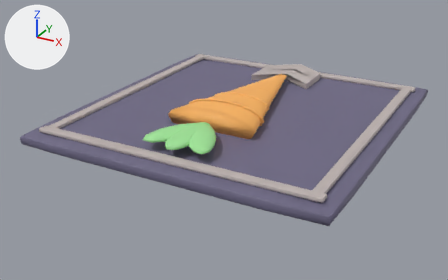
The glTF model assets/meshes/RockinRacewayCarrot.glb, before and after one commit.
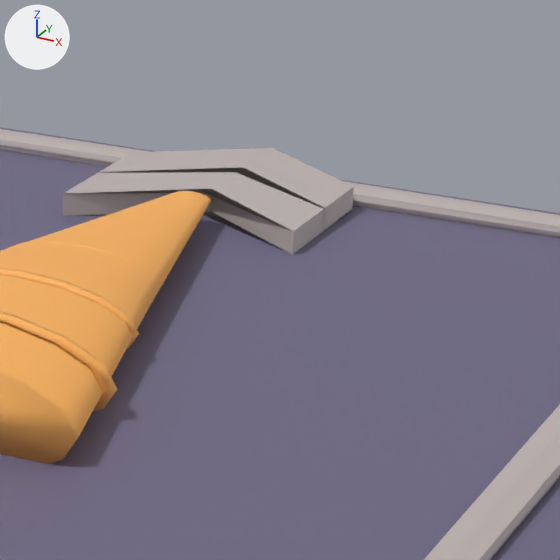
Old and new are each drawn whole from a 50 mm lens placed at (3.35, -6.61, 2.97), pointed at (-0.13, -0.28, -0.2) and again close up on the part from 53% to 82% of the width and 10% to 58% of the height. Arrows for +X, +Y and +Z are at upper left; the lights stay in place. The first two pictures are the older version. Vertices at exactly the same position are counted once.

Objects in the first close-up: 'Carrot', 'Pad', 'Trim'.
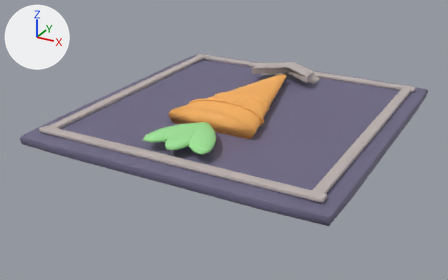
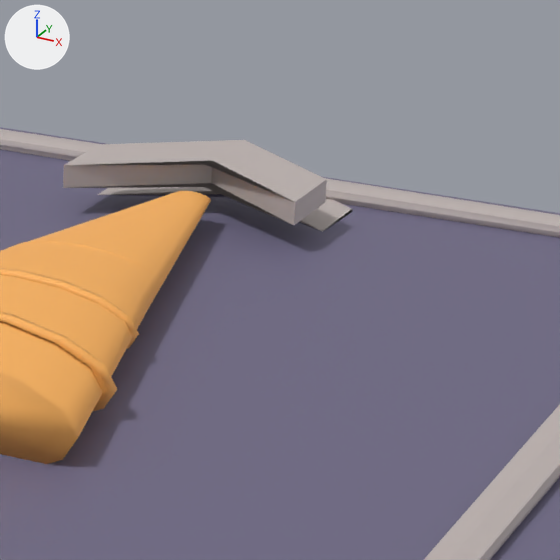
The change, as a diff of the scene's bpy script:
```diff
--- a/assets/meshes/RockinRacewayCarrot.glb.py
+++ b/assets/meshes/RockinRacewayCarrot.glb.py
@@ me_trim @@
 # used by ob_trim; location = (0.0, 0.0, 0.0)
 # before: 121 (0.0, 1.58, 0.24) at pixel (235, 172), 122 (-0.42, 1.34, 0.24) at pixel (97, 172), 123 (0.0, 1.63, 0.24) at pixel (242, 168), 125 (0.42, 1.34, 0.24) at pixel (323, 208), 127 (0.42, 1.62, 0.24) at pixel (353, 186)
 # before: 129 (0.0, 1.91, 0.24) at pixel (272, 147), 131 (-0.42, 1.62, 0.24) at pixel (131, 152)
-me_trim.from_pydata(...)  # 132 vertices, 240 faces; spans x -1.75..1.75, y -1.82..1.91, z 0.14..0.24
+me_trim.from_pydata(...)  # 132 vertices, 240 faces; spans x -1.75..1.75, y -1.82..1.91, z 0.14..0.34
+# me_trim part 1: the loose piece of 14 vertices spanning x -0.42..0.42, y 1.07..1.64, z 0.16..0.24 is moved by (0.0, 0.0, 0.1)
+# me_trim part 2
+for i in [121, 122, 123, 125, 127, 129, 131]: me_trim.vertices[i].co += Vector((0.0, 0.0, -0.1))
 me_trim.materials.append(mat_trim)
```

Where the change shows, as pixel boxes (x1, y1, x2, y2) in the close-ups (560 x 560 px; the box of a moved part takes in the faces that stretch with it):
part 1 of me_trim, moved or reshaped
    before: (63, 167, 325, 254)
    after: (63, 140, 327, 225)
part 2 of me_trim, moved or reshaped (mostly hidden afterwards)
    before: (100, 148, 354, 230)
    after: (325, 210, 352, 230)
